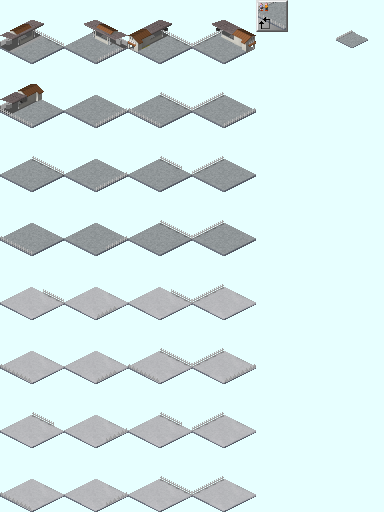
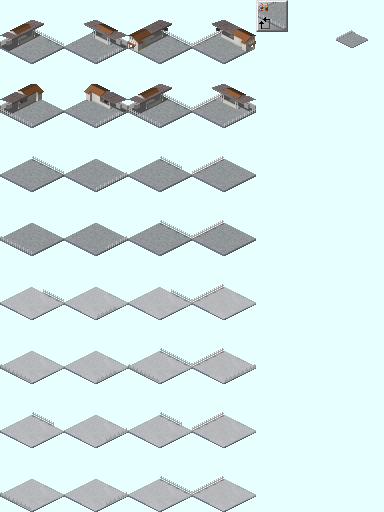
Before/after of a w=384, h=512 layered artwork. What changed in the layer stack:
added layer "貼り付けられたレイヤー #34" in group "Fence_F" over [227, 108, 256, 117]
added layer "貼り付けられたレイヤー #33" in group "Fence_F" over [128, 108, 151, 115]
added layer "貼り付けられたレイヤー #36" in group "Station_Base" over [212, 84, 256, 111]
added layer "貼り付けられたレイヤー #32" in group "Station_Base" over [128, 84, 172, 111]
added layer "貼り付けられたレイヤー #30" in group "Station_Base" over [84, 84, 128, 111]
added layer "貼り付けられたレイヤー #35" in group "Station_Shadow" over [213, 95, 256, 117]
added layer "貼り付けられたレイヤー #31" in group "Station_Shadow" over [128, 95, 169, 115]
added layer "貼り付けられたレイヤー #29" in group "Station_Shadow" over [85, 95, 128, 117]
painted on "Fences" over [128, 108, 256, 117]
